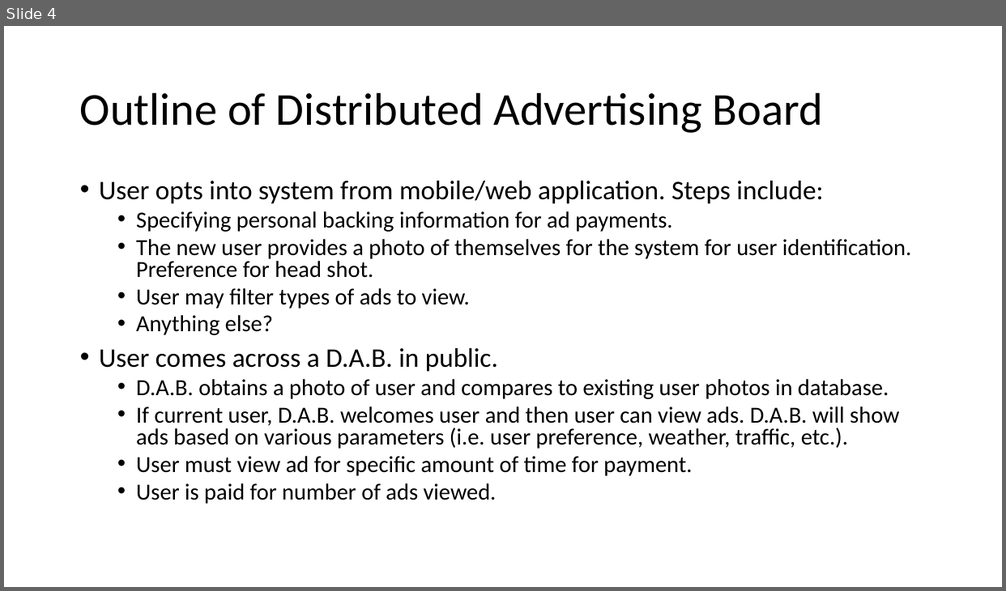
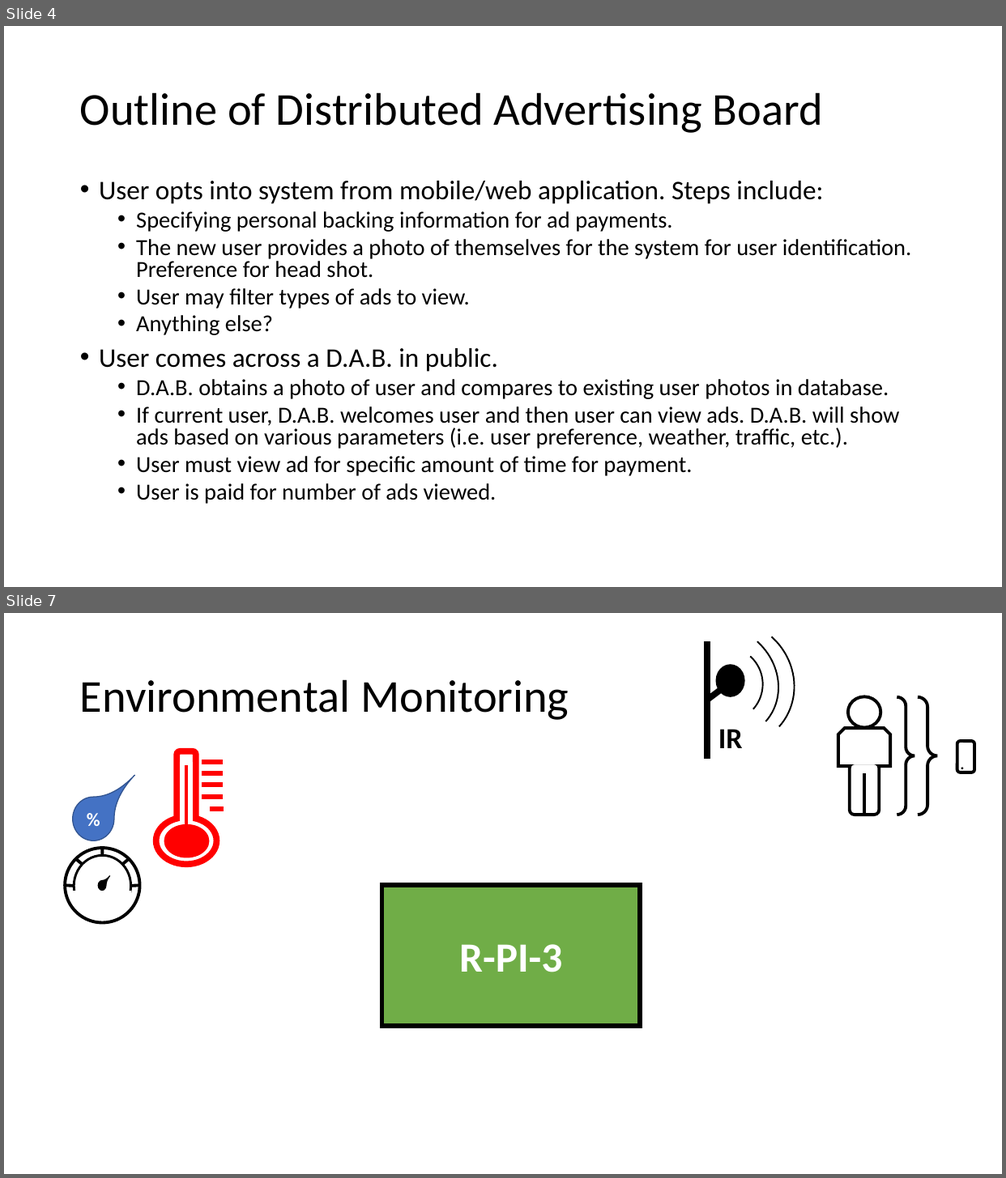
Before and after one commit to lukazd/DistributedAdvertisingBoard, a slide deck: Presentation/Distributed Advertising Board.pptx. Shown one above the other, each under a label of ours: slide 4 before the commit, slides 4 and 7 after it; the slides between them are not shown. The pictures are 1006x591 and 1006x1178 pixels, drawn with LibreOffice and Linux fonts; fonts in the diff are those of the drawing. Boxes give left, top, right and bottom in pixels: in the first picture for what was removed or moved away, otherwise in the second. Text is boxed around its words. In the diff, an @@ line names an element or a change of style, - is before the commit and + after.

Commit message:
Updated Code and Presentation

```diff
--- a/Presentation/Distributed Advertising Board.pptx
+++ b/Presentation/Distributed Advertising Board.pptx
@@ slide 7 added at box(4, 613, 1002, 1174), background #FFFFFF @@
@@ group added at box(641, 613, 820, 773): 3 arc (boxed as its full ellipse)s, 2 lines, 1 ellipse, 1 text @@
+IR
@@ title added at box(80, 679, 569, 720), 44 pt, text #000000 @@
+Environmental Monitoring
@@ group added at box(758, 683, 975, 822): 2 brace pairs, 2 rectangles, 2 rounded rectangles, 1 ellipse, 1 snip same rect, 1 line, 1 text @@
+.
@@ teardrop added at box(73, 797, 114, 841), fill #4472C4, outline #325491 1 pt, 18 pt, text #FFFFFF, bold @@
+%
@@ group added at box(156, 752, 224, 865): 8 lines, 2 ellipses, 1 rounded rectangle @@
@@ arc (boxed as its full ellipse) added at box(44, 841, 151, 947), outline #FFFFFF 6 pt @@
@@ group added at box(57, 841, 144, 928): 7 lines, 2 ellipses, 1 teardrop, 1 rectangle, 1 arc (boxed as its full ellipse) @@
@@ rectangle added at box(382, 885, 641, 1026), fill #70AD47, outline #000000 4.5 pt, 40 pt, text #FFFFFF, bold @@
+R-PI-3
```
Also in this commit, not shown: 3 other slides added, 9 other files.
